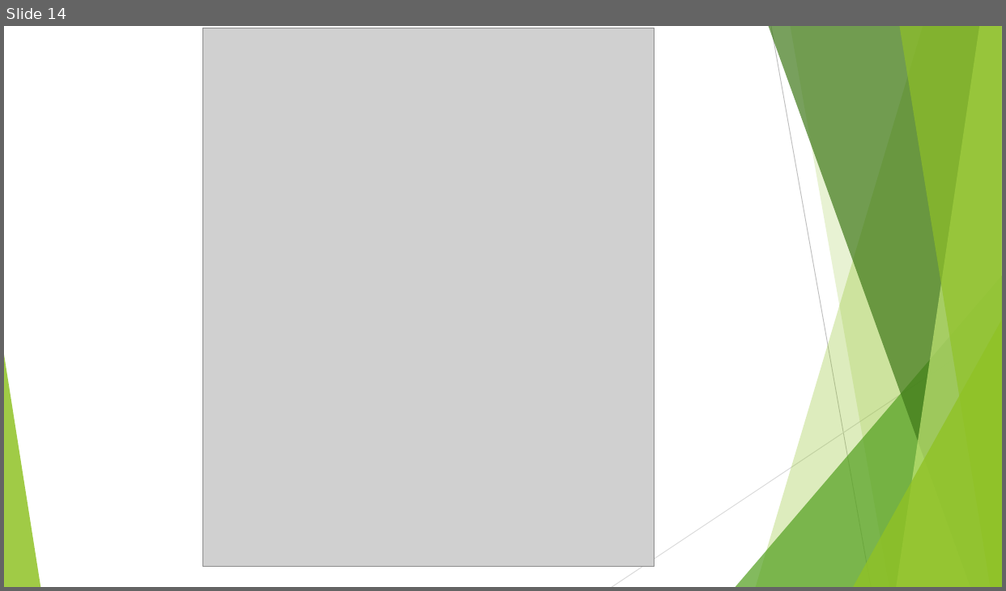
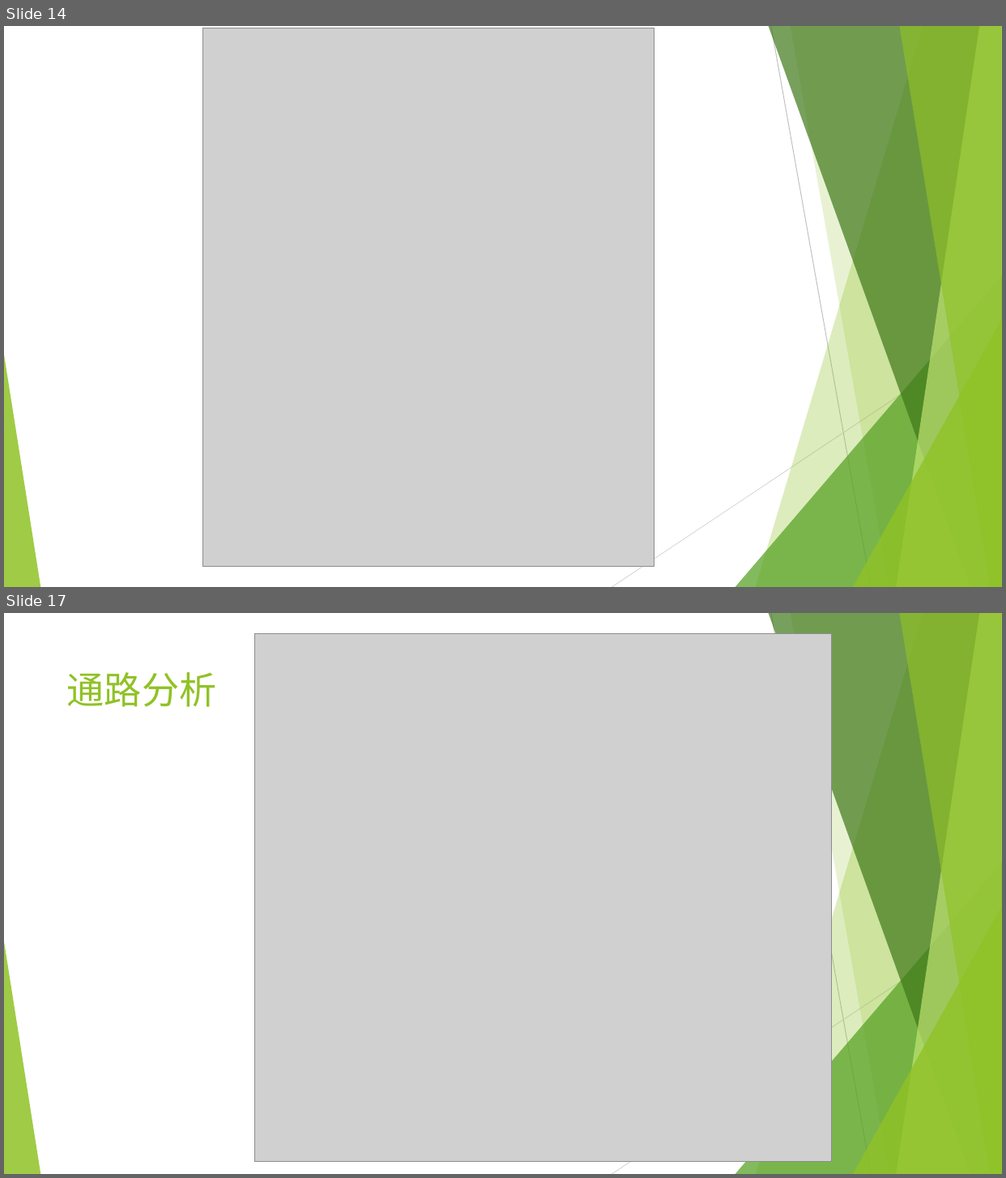
Before and after one commit to marinajacks/reptilian, a slide deck: medicine/docs/研究文档/分子对接论文/网络药理学半自动化系统_修改1.pptx. Shown one above the other, each under a label of ours: slide 14 before the commit, slides 14 and 17 after it; the slides between them are not shown. The pictures are 1006x591 and 1006x1178 pixels, drawn with LibreOffice and Linux fonts; fonts in the diff are those of the drawing; grey boxes stand for pictures. Boxes give left, top, right and bottom in pixels: in the first picture for what was removed or moved away, otherwise in the second. Text is boxed around its words. In the diff, an @@ line names an element or a change of style, - is before the commit and + after.

```diff
--- a/medicine/docs/研究文档/分子对接论文/网络药理学半自动化系统_修改1.pptx
+++ b/medicine/docs/研究文档/分子对接论文/网络药理学半自动化系统_修改1.pptx
@@ slide 17 added at box(4, 613, 1002, 1174), background #FFFFFF; not listed: 10 template elements that a slide beside it also shows @@
@@ picture added at box(255, 634, 832, 1161) @@
@@ title added at box(67, 672, 217, 707), 36 pt, text #90C226 @@
+通路分析
```
Also in this commit, not shown: 4 other slides added, 9 other files.
